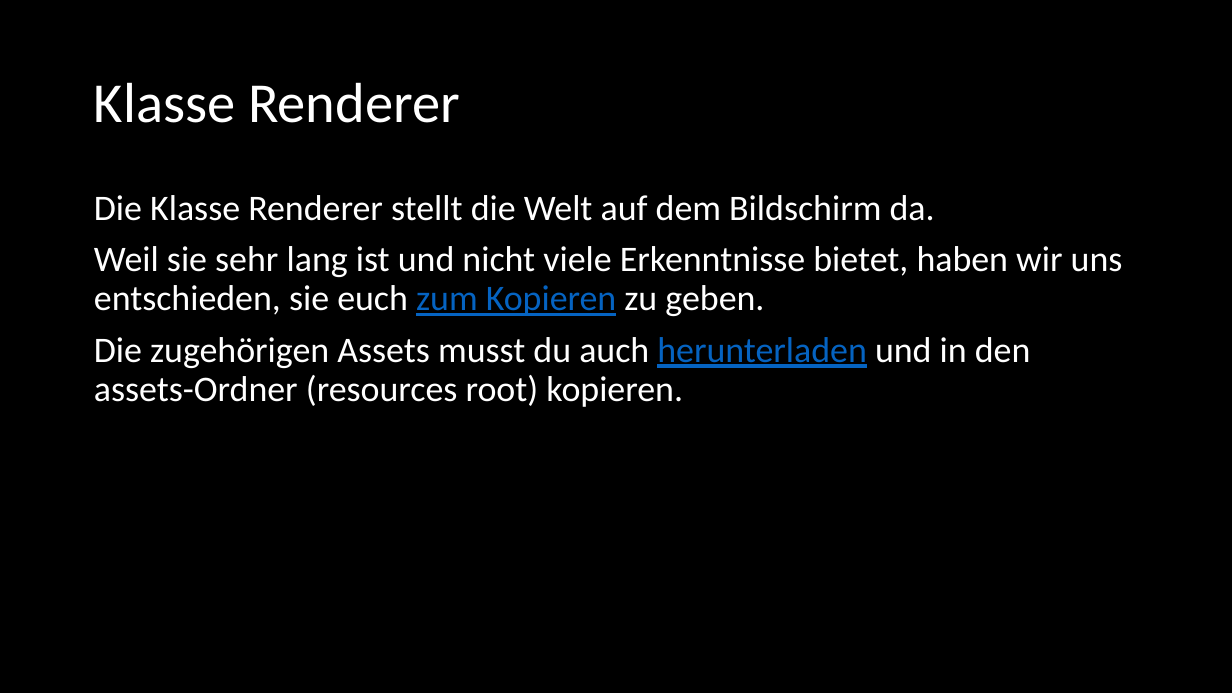
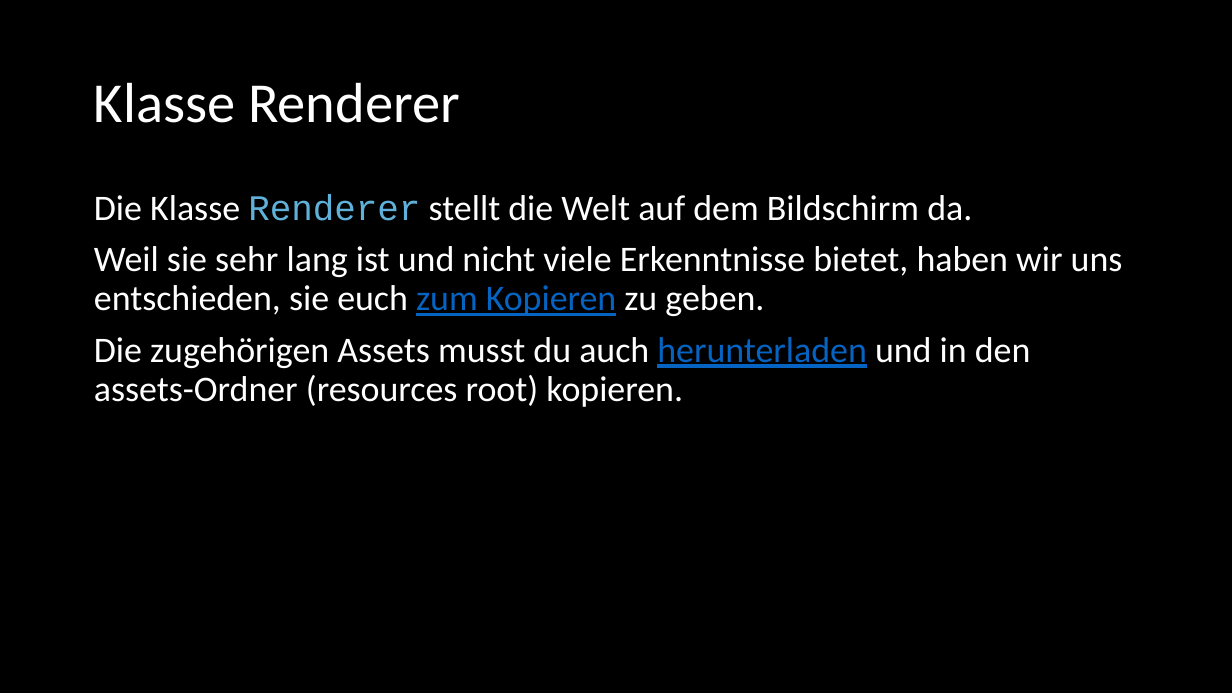
Before and after one commit to Cactusroot/Java, a slide deck: slide 7 of src/Sonstiges.pptx. Drawn at 1232x693 pixels with LibreOffice and Linux fonts; fonts in the diff are those of the drawing. Boxes give left, top, right and bottom in pixels: in the first picture for what was removed or moved away, otherwise in the second. Text is boxed around its words. In the diff, an @@ line names an element or a change of style, - is before the commit and + after.

```diff
--- a/src/Sonstiges.pptx
+++ b/src/Sonstiges.pptx
@@ text at box(94, 194, 972, 221): font Calibri to Courier New, text colour #FFFFFF to #5FB1DA in "Renderer" @@
```
Also in this commit, not shown: 6 other slides changed, 3 other files.
